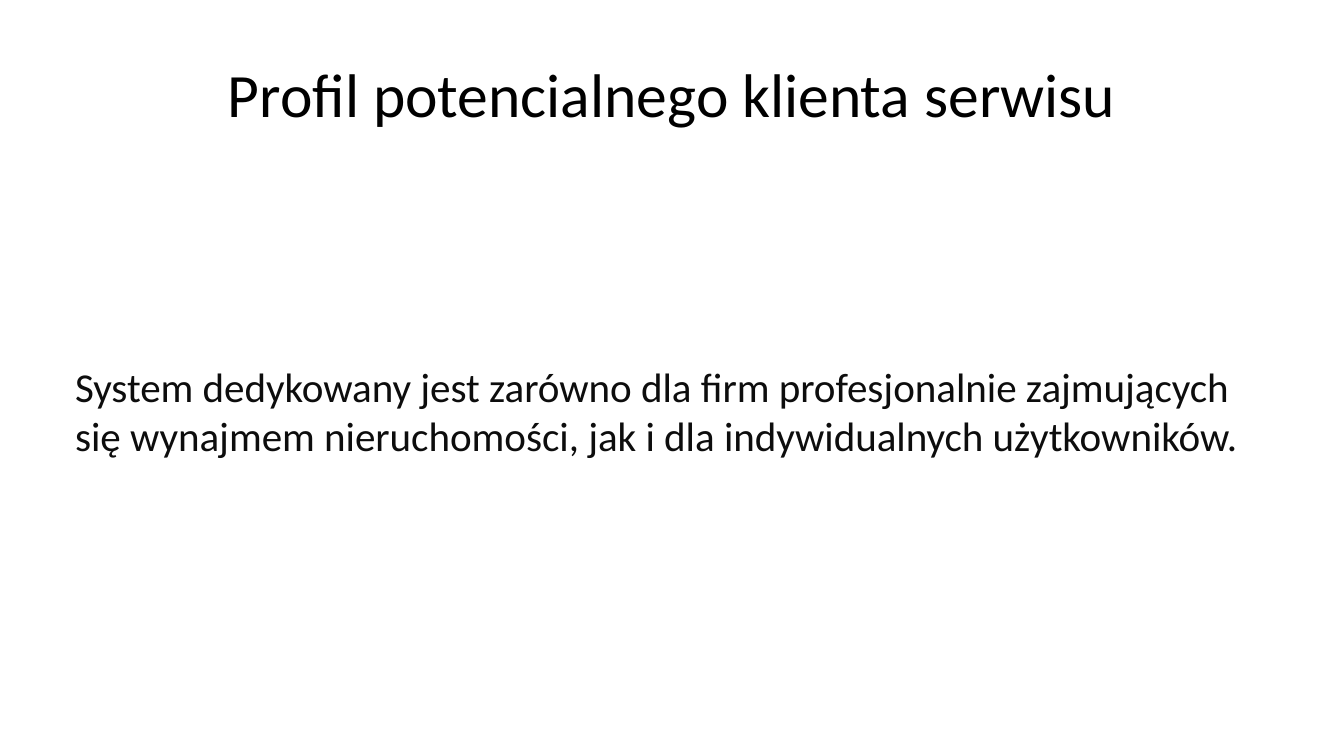
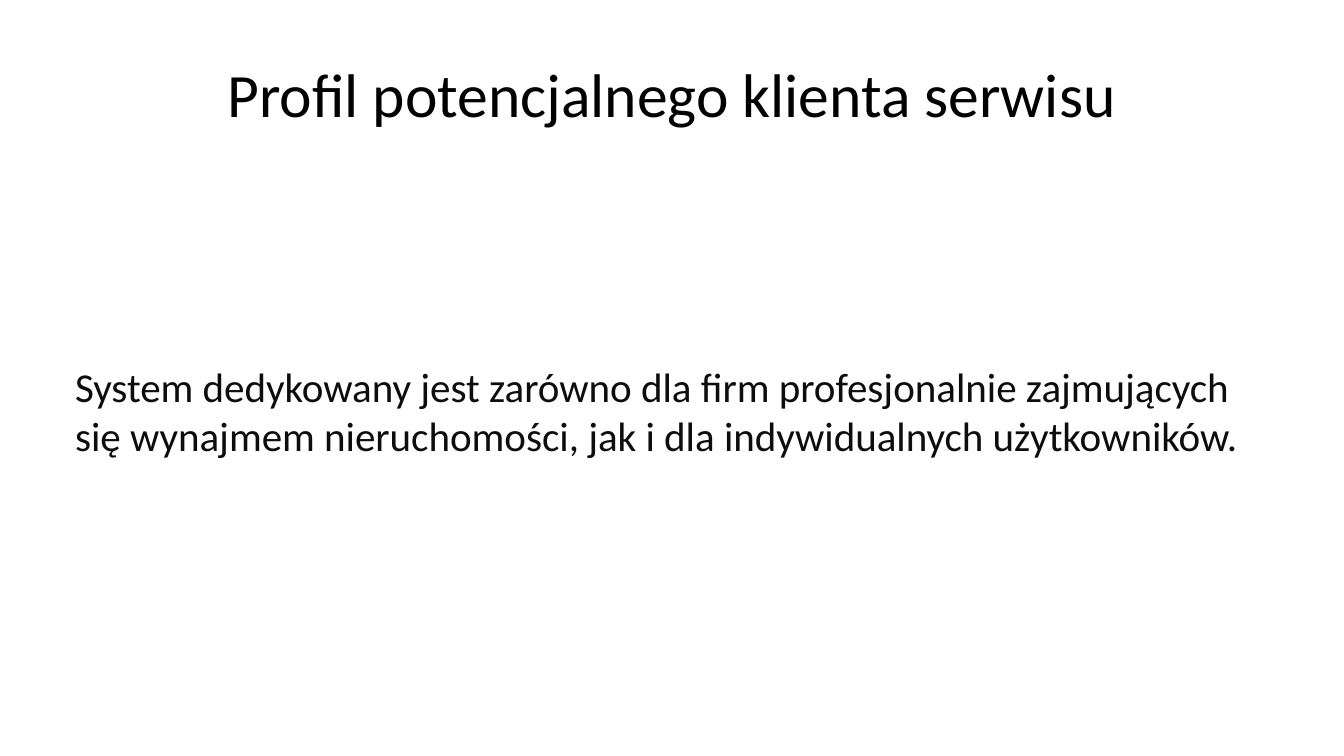
Before and after one commit to bjj-project/accommodation_announcements_documentation, a slide deck: slide 4 of accommodation_announcements_presentation.pptx. Drawn at 1344x756 pixels with LibreOffice and Linux fonts; fonts in the diff are those of the drawing; background and template pictures are left out. Boxes give left, top, right and bottom in pixels: in the first picture for what was removed or moved away, otherwise in the second. Text is boxed around its words. In the diff, an @@ line names an element or a change of style, - is before the commit and + after.

```diff
--- a/accommodation_announcements_presentation.pptx
+++ b/accommodation_announcements_presentation.pptx
@@ title at box(228, 74, 1116, 128): text changed @@
-Profil potencialnego klienta serwisu
+Profil potencjalnego klienta serwisu
```
Also in this commit, not shown: 7 other slides changed, 7 slides added, 6 slides removed.
